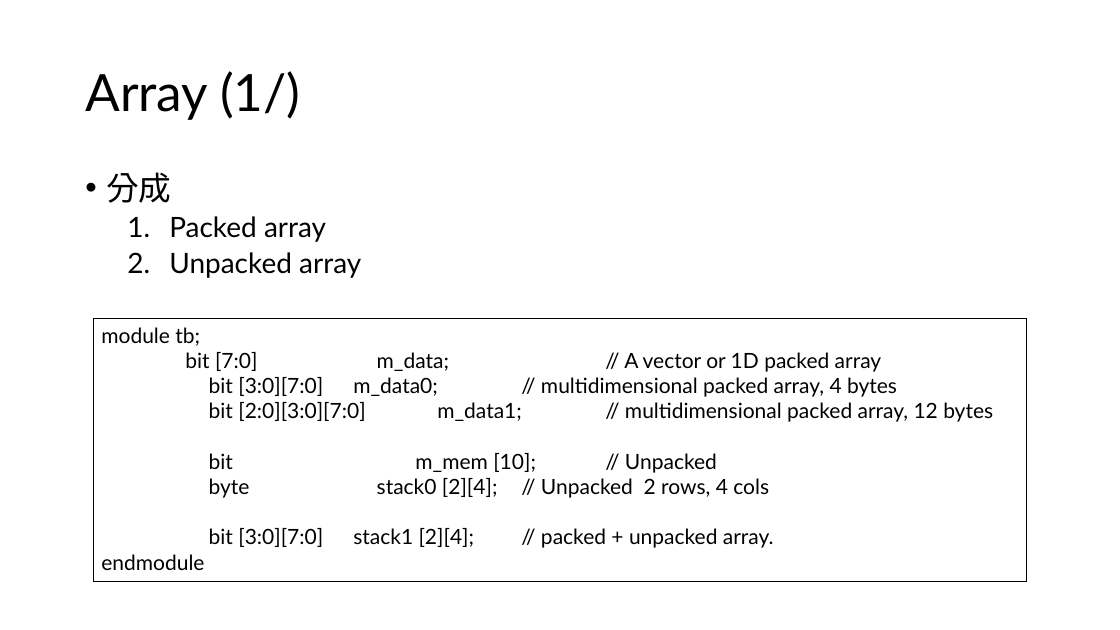
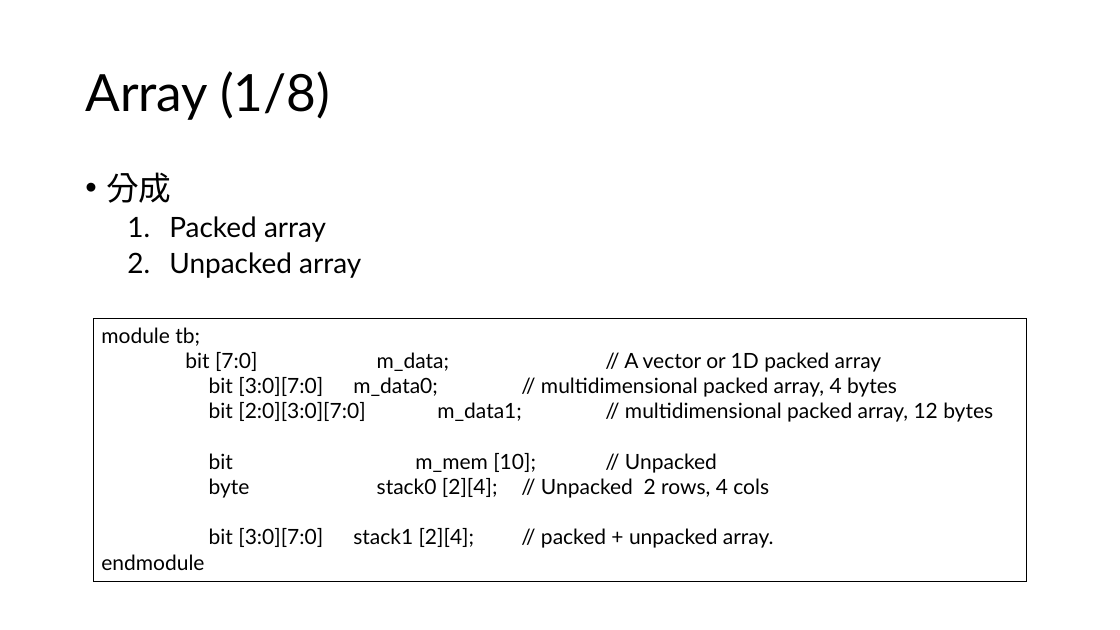
Before and after one commit to s9001055/DV_learning, a slide deck: slide 15 of systemverilog/SystemVerilog_語法學習.pptx. Drawn at 1120x630 pixels with LibreOffice and Linux fonts; fonts in the diff are those of the drawing. Boxes give left, top, right and bottom in pixels: in the first picture for what was removed or moved away, otherwise in the second. Text is boxed around its words. In the diff, an @@ line names an element or a change of style, - is before the commit and + after.

Commit message:
finish array part

```diff
--- a/systemverilog/SystemVerilog_語法學習.pptx
+++ b/systemverilog/SystemVerilog_語法學習.pptx
@@ title at (x1=85, y1=71, x2=330, y2=120): text changed @@
-Array (1/)
+Array (1/8)
```
Also in this commit, not shown: 2 other slides changed, 5 slides added.
